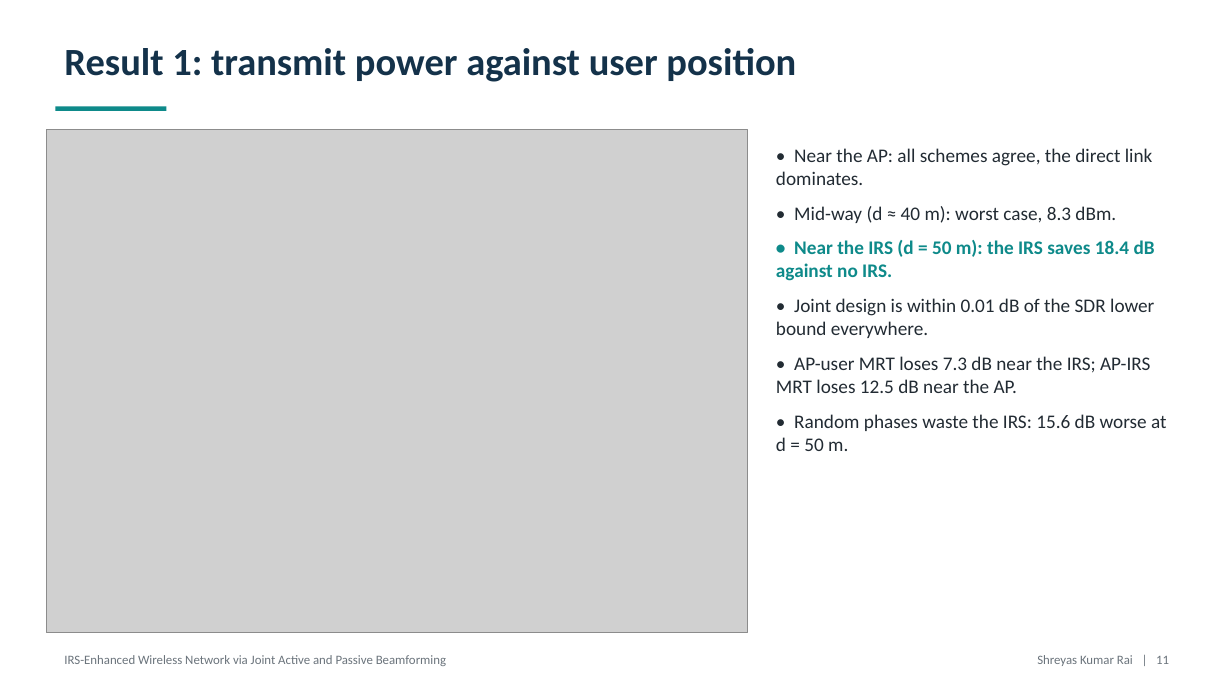
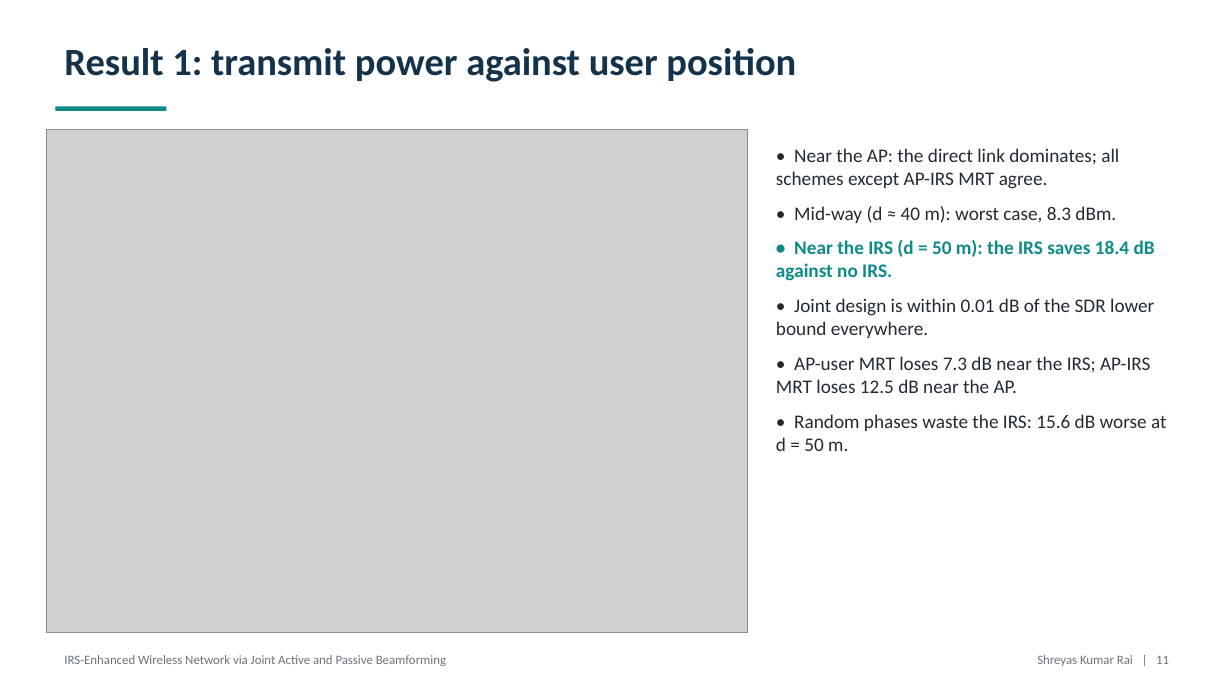
Before and after one commit to SKARAlpha0407/wcom-irs-beamforming, a slide deck: slide 11 of presentation/WCom_Project_Presentation.pptx. Drawn at 1232x693 pixels with LibreOffice and Linux fonts; fonts in the diff are those of the drawing; grey boxes stand for pictures. Boxes give left, top, right and bottom in pixels: in the first picture for what was removed or moved away, otherwise in the second. Text is boxed around its words. In the diff, an @@ line names an element or a change of style, - is before the commit and + after.

```diff
--- a/presentation/WCom_Project_Presentation.pptx
+++ b/presentation/WCom_Project_Presentation.pptx
@@ text at <box>776,148,1119,189</box>: text changed @@
-• Near the AP: all schemes agree, the direct link dominates.
+• Near the AP: the direct link dominates; all schemes except AP-IRS MRT agree.
```
Also in this commit, not shown: 3 other slides changed, 3 other files.
